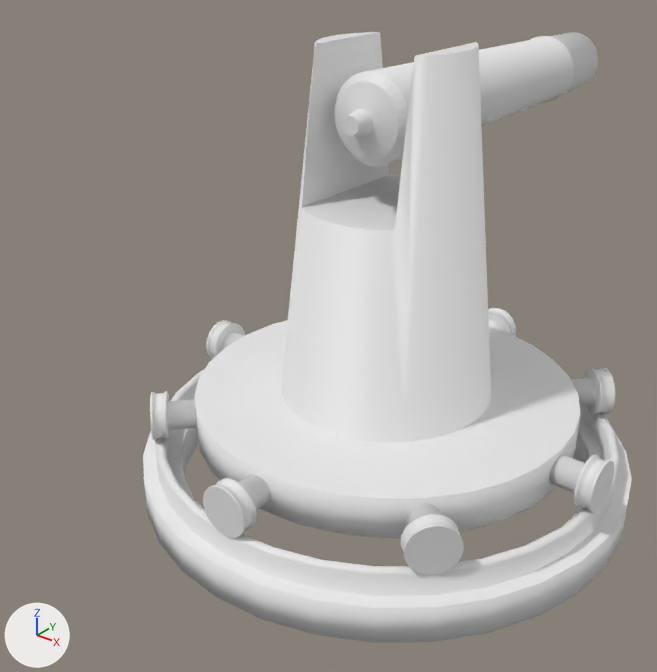
The Blender file Assets/Development Models/Development Cannon v2.blend, before and after one commit.
Both versions are drawn from a 50 mm lens placed at (1.86, -2.69, 2.15), pointed at (-0.12, -0.22, 0.61). The lights are fixed; the arrows at lower left show +X, +Y and +Z.

Names of what the first picture shows: 'Cannon'.
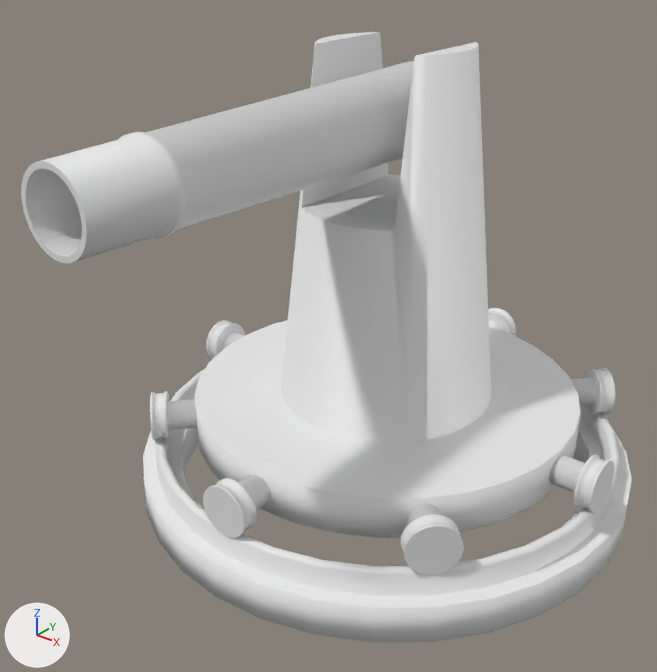
Commit message: Add resetting grab position to new cannon object

Pixel boxes (x1, y1, x2, y2) of what changed, in the pictures (657 x 672 px; the box of a moved part takes in the faces that stretch with it):
'Cannon', reshaped (25% wider): before (143, 32, 632, 643); after (21, 32, 632, 643)
part 1 of me_cylinder_003, moved or reshaped: before (334, 32, 598, 167); after (21, 61, 414, 264)

Diff of the bpy script that builds the scene:
```diff
--- a/Assets/Development Models/Development Cannon v2.blend.py
+++ b/Assets/Development Models/Development Cannon v2.blend.py
@@ me_cylinder_003 @@
 me_cylinder_003.from_pydata(...)  # 2888 vertices, 2584 faces; spans x -1.0..1.0, y -1.0..1.45, z -0.07..1.69
 # used by ob_cannon; location = (0.0, 0.0, 0.0)
+# me_cylinder_003 part 1: the loose piece of 384 vertices spanning x -0.16..0.16, y -0.25..1.45, z 1.28..1.61 is turned -180 degrees about the x axis through its middle, then moved by (0.0, -1.19, 0.0)
```
